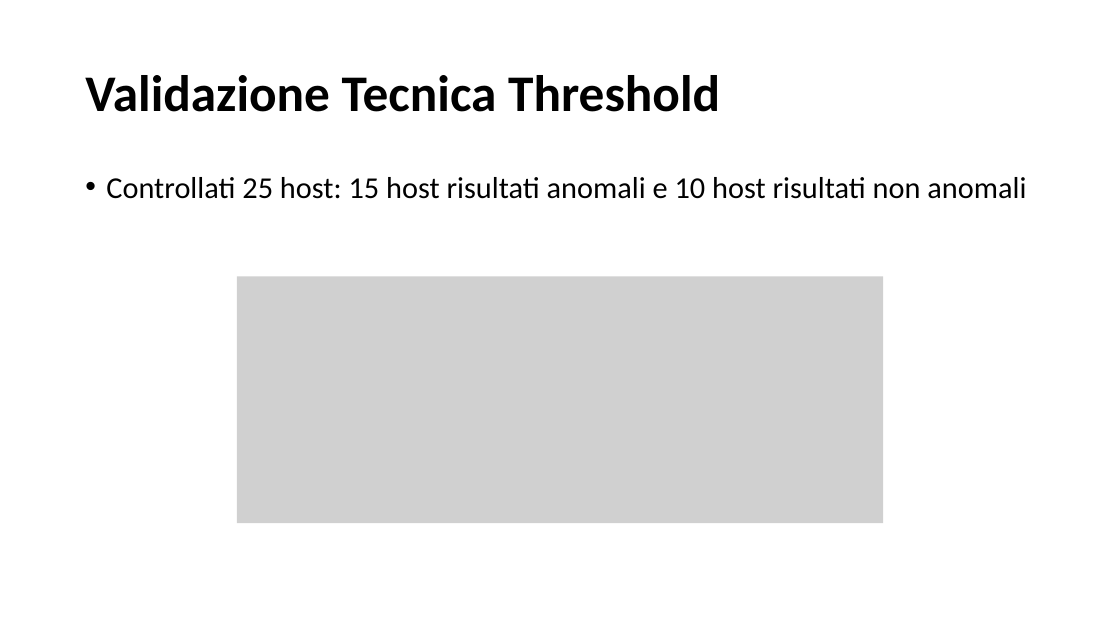
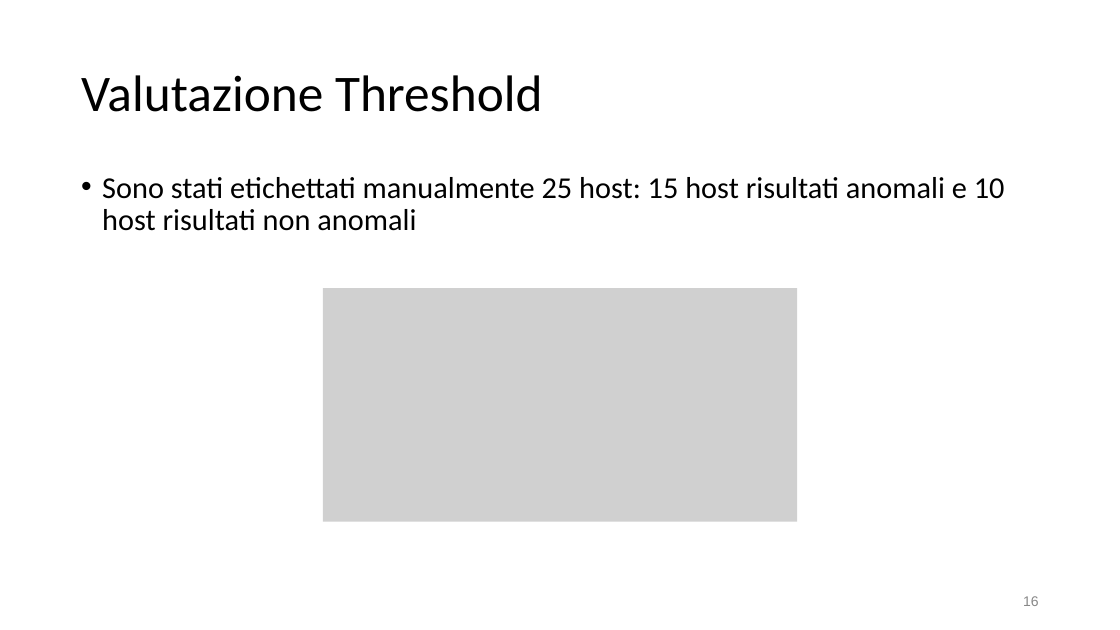
Before and after one commit to SalvatoreCostantino/Network-Time-Series-Analyzer, a slide deck: slide 16 of Tesi/slide tesi.pptx (slide 27 before the commit). Drawn at 1120x630 pixels with LibreOffice and Linux fonts; fonts in the diff are those of the drawing; grey boxes stand for pictures. Boxes give left, top, right and bottom in pixels: in the first picture for what was removed or moved away, otherwise in the second. Text is boxed around its words. In the diff, an @@ line names an element or a change of style, - is before the commit and + after.

```diff
--- a/Tesi/slide tesi.pptx
+++ b/Tesi/slide tesi.pptx
@@ title at (81,75,542,112): text changed; bold off @@
-Validazione Tecnica Threshold
+Valutazione Threshold
@@ text at (102,177,1005,231): text changed @@
-• Controllati 25 host: 15 host risultati anomali e 10 host risultati non anomali
+• Sono stati etichettati manualmente 25 host: 15 host risultati anomali e 10 host risultati non anomali
@@ picture: place and size @@
-picture at (237,276,884,523)
+picture at (323,288,797,522)
@@ page number added at (1023,596,1039,606), 12 pt, text #888888 @@
+16
```
Also in this commit, not shown: 18 other slides changed, 6 slides added, 19 slides removed, 9 other files.
